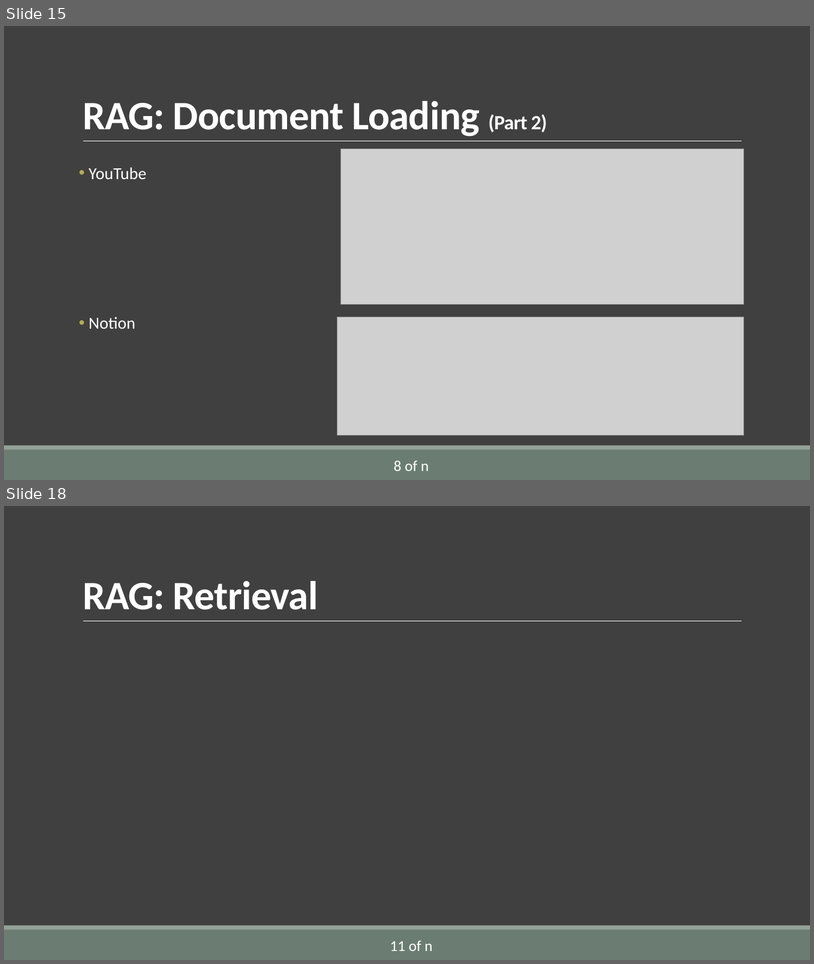
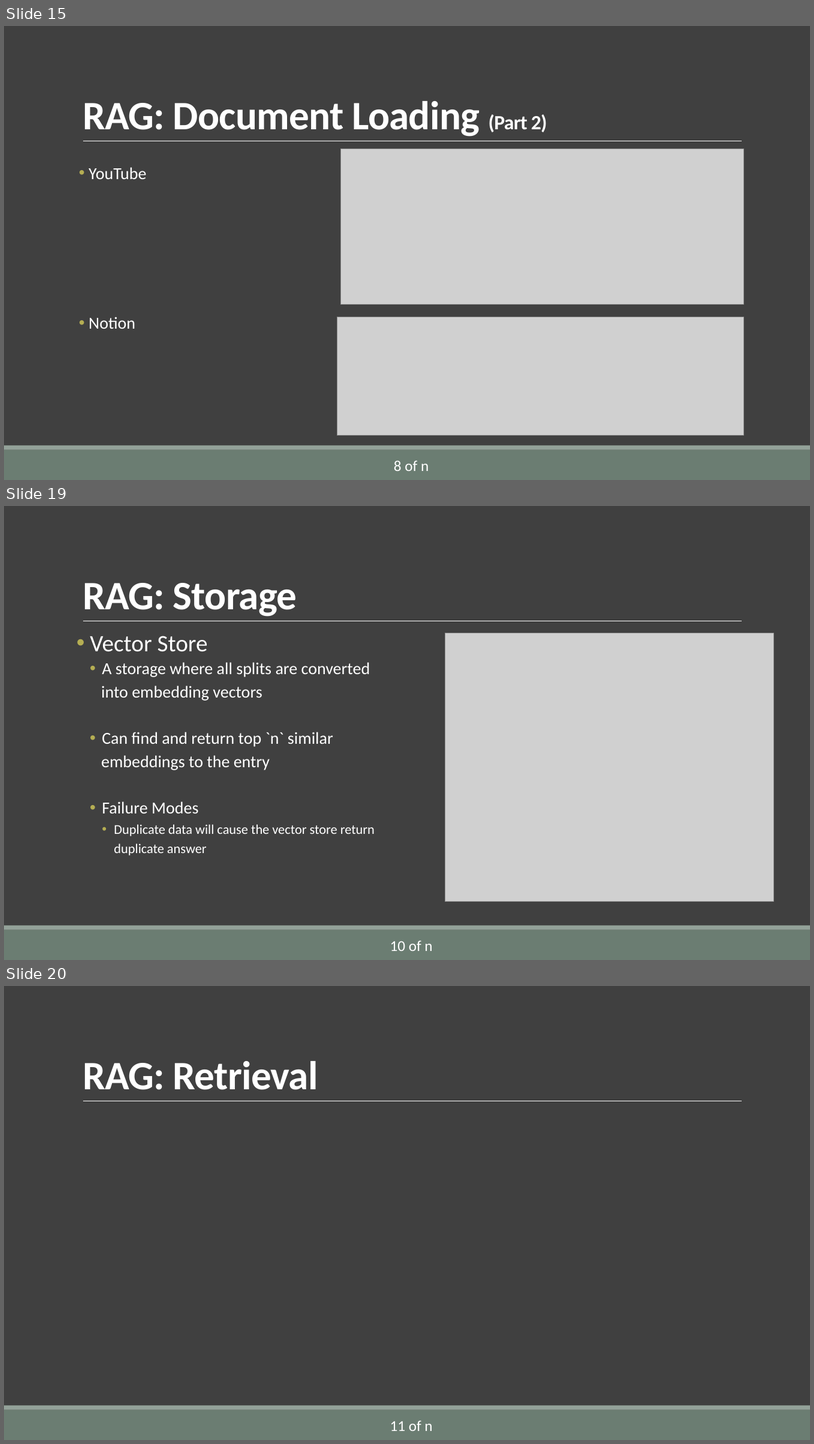
Before and after one commit to AlirezaSaei1/NLP-Assignments, a slide deck: Presentation/Slides/Presentation.pptx. Shown one above the other, each under a label of ours: slides 15 and 18 before the commit, slides 15, 19 and 20 after it; the slides between them are not shown. The pictures are 814x964 and 814x1444 pixels, drawn with LibreOffice and Linux fonts; fonts in the diff are those of the drawing; grey boxes stand for pictures. Boxes give left, top, right and bottom in pixels: in the first picture for what was removed or moved away, otherwise in the second. Text is boxed around its words. In the diff, an @@ line names an element or a change of style, - is before the commit and + after.

```diff
--- a/Presentation/Slides/Presentation.pptx
+++ b/Presentation/Slides/Presentation.pptx
@@ slide 19 added at [4,506,810,960], background #404040; not listed: 3 template elements that a slide beside it also shows @@
@@ title added at [83,583,297,616], 48 pt, text #FFFFFF, bold @@
+RAG: Storage
@@ text added at [90,636,375,855], 20 pt, text #FFFFFF @@
+• Vector Store
+  • A storage where all splits are converted
+  into embedding vectors
+  • Can find and return top `n` similar
+  embeddings to the entry
+  • Failure Modes
+    • Duplicate data will cause the vector store return
+    duplicate answer
@@ picture added at [446,633,774,901] @@
@@ text added at [390,940,432,951], 18 pt, text #FFFFFF @@
+10 of n
@@ what was slide 18 is now slide 20 @@
```
Also in this commit, not shown: 2 slides changed, 1 other slide added.
